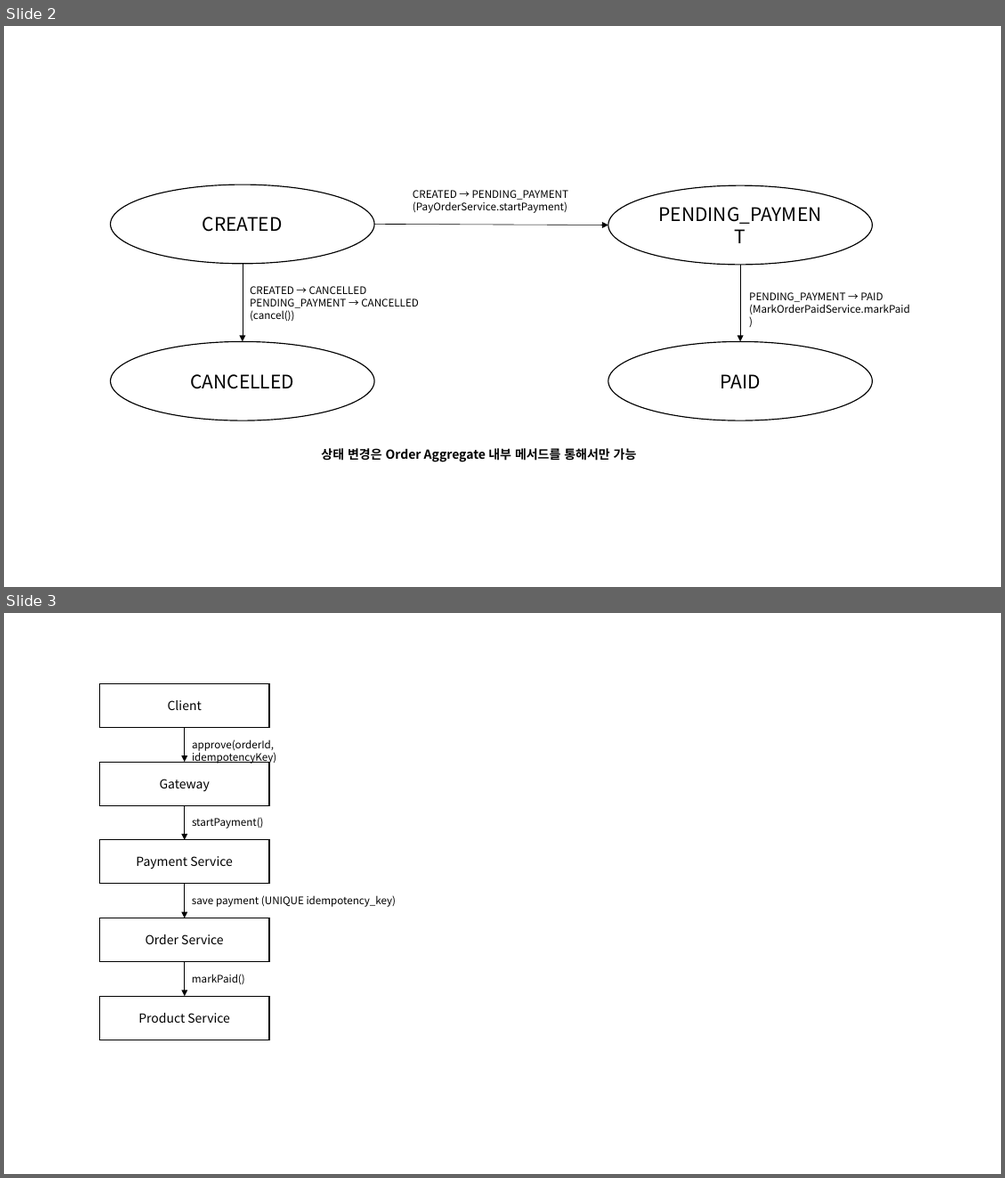
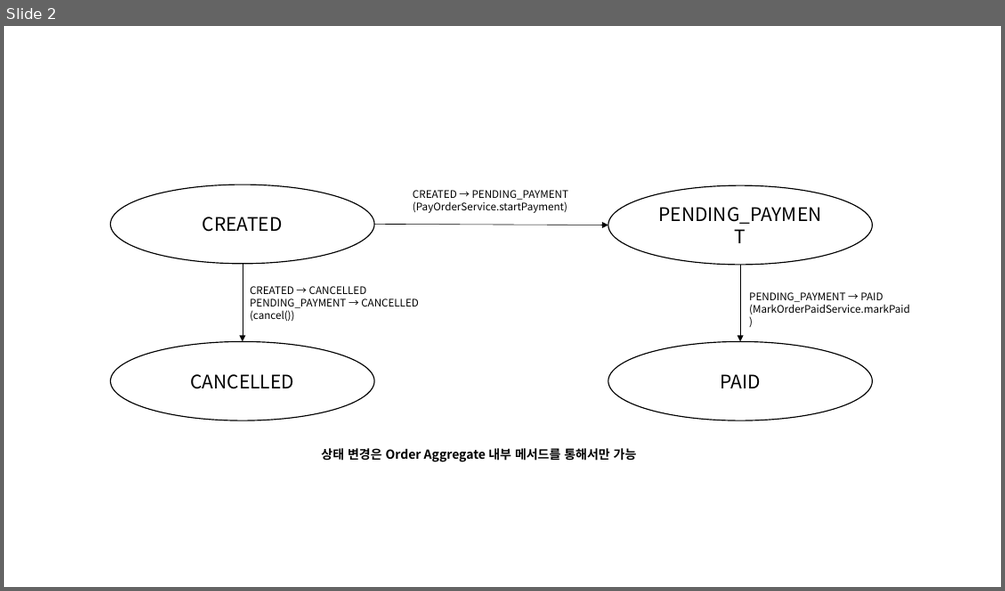
Before and after one commit to Chang97/msa-shop-v2, a slide deck: docs/다이어그램.pptx. Shown one above the other, each under a label of ours: slides 2 and 3 before the commit, slide 2 after it. The pictures are 1005x1178 and 1005x591 pixels, drawn with LibreOffice and Linux fonts; fonts in the diff are those of the drawing. Boxes give left, top, right and bottom in pixels: in the first picture for what was removed or moved away, otherwise in the second. Text is boxed around its words. In the diff, an @@ line names an element or a change of style, - is before the commit and + after.

```diff
--- a/docs/다이어그램.pptx
+++ b/docs/다이어그램.pptx
@@ slide 3 removed at bbox=[4, 613, 1001, 1174], background #FFFFFF @@
@@ rectangle removed at bbox=[100, 684, 269, 728] @@
-Client
@@ arrow removed from (184, 728) to (184, 762) @@
@@ text removed at bbox=[192, 739, 276, 764] @@
-approve(orderId, idempotencyKey)
@@ rectangle removed at bbox=[100, 762, 269, 805] @@
-Gateway
@@ arrow removed from (184, 805) to (184, 840) @@
@@ text removed at bbox=[192, 817, 264, 828] @@
-startPayment()
@@ rectangle removed at bbox=[100, 840, 269, 883] @@
-Payment Service
@@ arrow removed from (184, 884) to (184, 918) @@
@@ text removed at bbox=[192, 895, 396, 907] @@
-save payment (UNIQUE idempotency_key)
@@ rectangle removed at bbox=[100, 918, 269, 962] @@
-Order Service
@@ arrow removed from (184, 962) to (184, 996) @@
@@ text removed at bbox=[192, 973, 245, 984] @@
-markPaid()
@@ rectangle removed at bbox=[100, 996, 269, 1039] @@
-Product Service
```
Also in this commit, not shown: 1 slide added, 3 other files.
